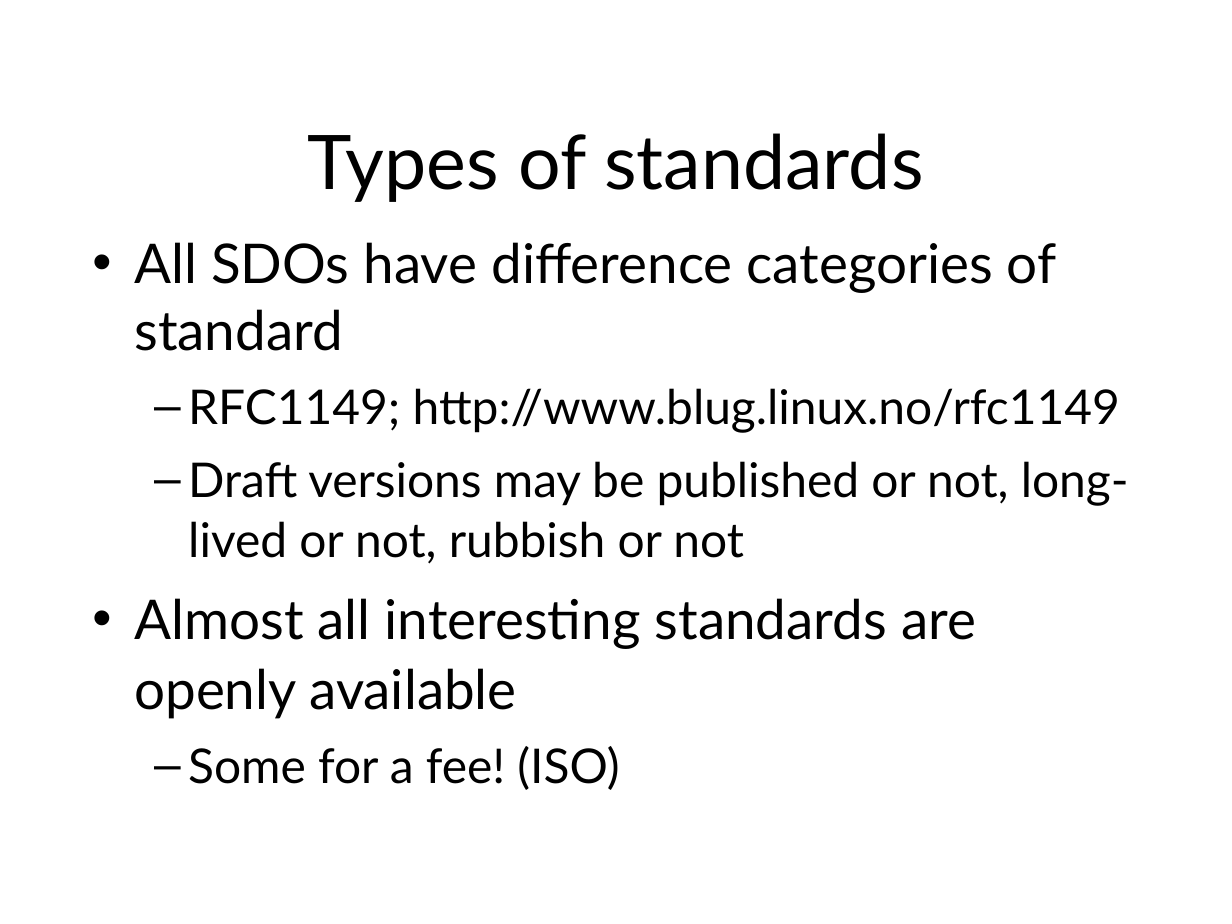
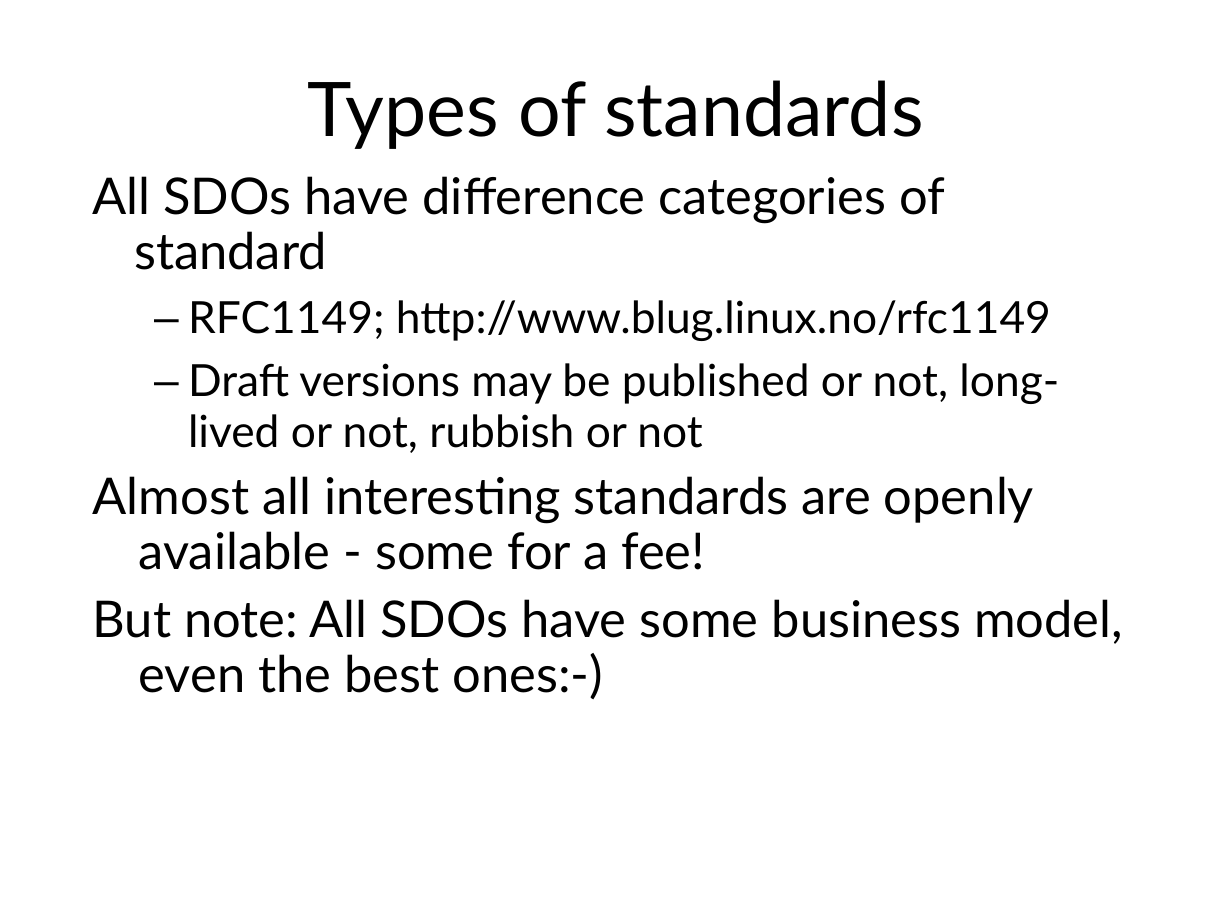
Before and after one commit to sftcd/cs7053, a slide deck: slide 5 of 2016lectures/06-protocols.ppt. Drawn at 1232x924 pixels with LibreOffice and Linux fonts; fonts in the diff are those of the drawing. Boxes give left, top, right and bottom in pixels: in the first picture for what was removed or moved away, otherwise in the second. Text is boxed around its words. In the diff, an @@ line names an element or a change of style, - is before the commit and + after.

```diff
--- a/2016lectures/06-protocols.ppt
+++ b/2016lectures/06-protocols.ppt
@@ title "Types of standards": place and size @@
-title "Types of standards" at bbox=[308, 133, 923, 202]
+title "Types of standards" at bbox=[308, 80, 923, 149]
@@ text at bbox=[92, 176, 1059, 453]: size 32 to 29.6 pt in "All SDOs have difference categories of standard"; size 28 to 25.9 pt in "RFC1149; http://www.blug.linux.no/rfc1149", "Draft versions may be published or not, ..."; bullet • to none; line spacing 1.01 to 0.91; line spacing 1.06 to 0.96 @@
@@ text "All SDOs have difference categories ...": place and size @@
-text "All SDOs have difference categories ..." at bbox=[134, 242, 1129, 790]
+text "All SDOs have difference categories ..." at bbox=[92, 176, 1123, 699]
@@ text at bbox=[93, 476, 1123, 699]: text changed; size 32 to 29.6 pt @@
-• Almost all interesting standards are openly available
-  – Some for a fee! (ISO)
+Almost all interesting standards are openly available - some for a fee!
+But note: All SDOs have some business model, even the best ones:-)
```
Also in this commit, not shown: 10 other slides changed, 2 other files.
